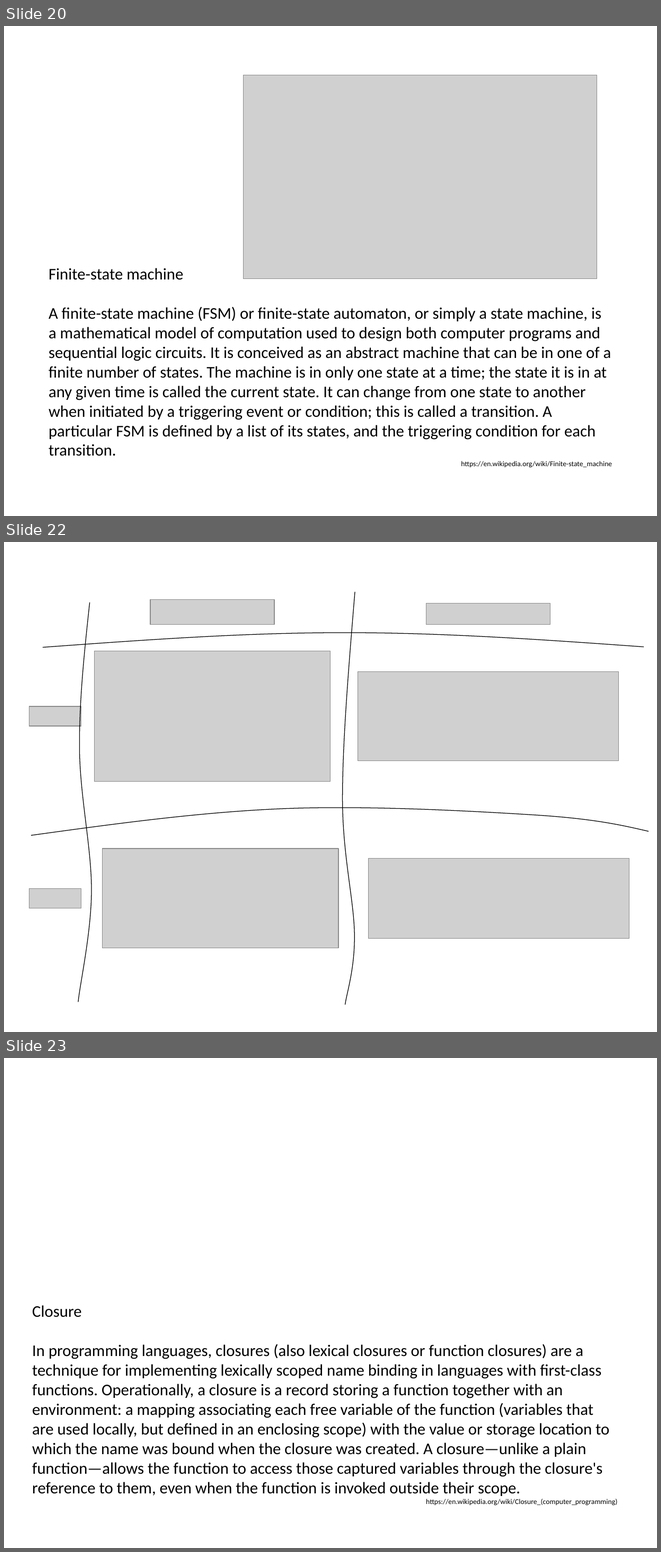
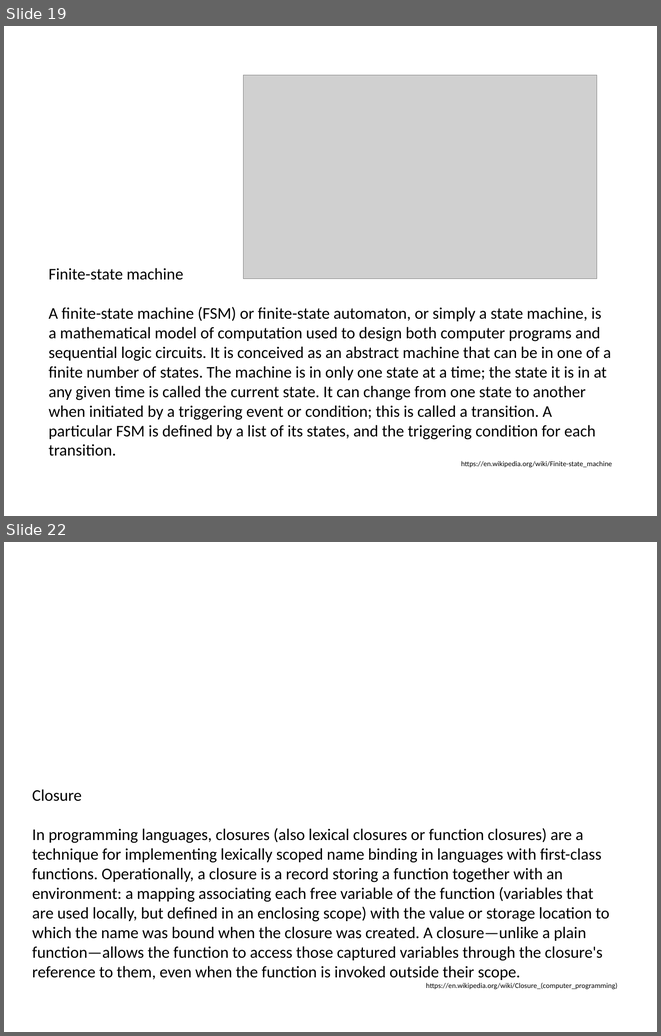
Before and after one commit to hotjk/translation, a slide deck: abstract.pptx. Shown one above the other, each under a label of ours: slides 20, 22 and 23 before the commit, slides 19 and 22 after it; the slides between them are not shown. The pictures are 661x1552 and 661x1036 pixels, drawn with LibreOffice and Linux fonts; fonts in the diff are those of the drawing; grey boxes stand for pictures. Boxes give left, top, right and bottom in pixels: in the first picture for what was removed or moved away, otherwise in the second. Text is boxed around its words. In the diff, an @@ line names an element or a change of style, - is before the commit and + after.

```diff
--- a/abstract.pptx
+++ b/abstract.pptx
@@ slide 22 removed at (4,542,657,1032), background #FFFFFF @@
@@ freeform shape removed at (78,603,91,1003) @@
@@ picture removed at (150,599,274,624) @@
@@ freeform shape removed at (342,592,355,1004) @@
@@ picture removed at (426,603,550,624) @@
@@ freeform shape removed at (43,633,643,647) @@
@@ picture removed at (94,651,330,782) @@
@@ picture removed at (358,672,619,761) @@
@@ picture removed at (29,706,81,726) @@
@@ freeform shape removed at (31,808,648,835) @@
@@ picture removed at (103,848,339,947) @@
@@ picture removed at (368,858,629,938) @@
@@ picture removed at (29,888,81,908) @@
@@ what was slide 20 is now slide 19 @@
@@ what was slide 23 is now slide 22 @@
```
Also in this commit, not shown: 8 slides changed, 3 slides added, 3 other slides removed, 1 other file.
